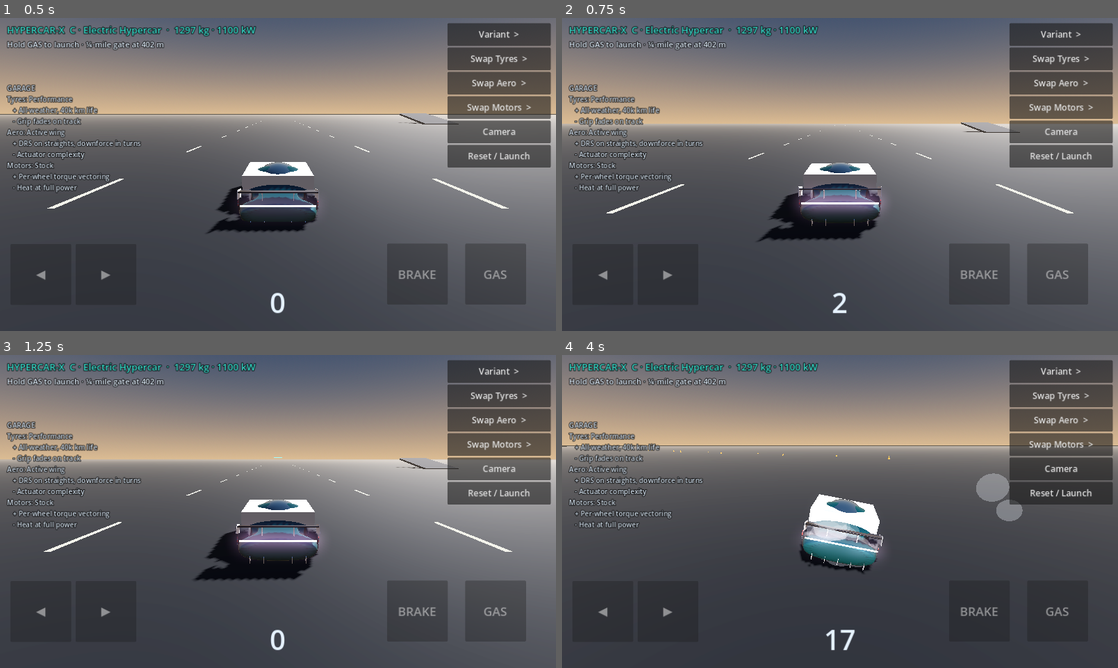
Above: before the commit, frames 1-4 (two rows, left to right).
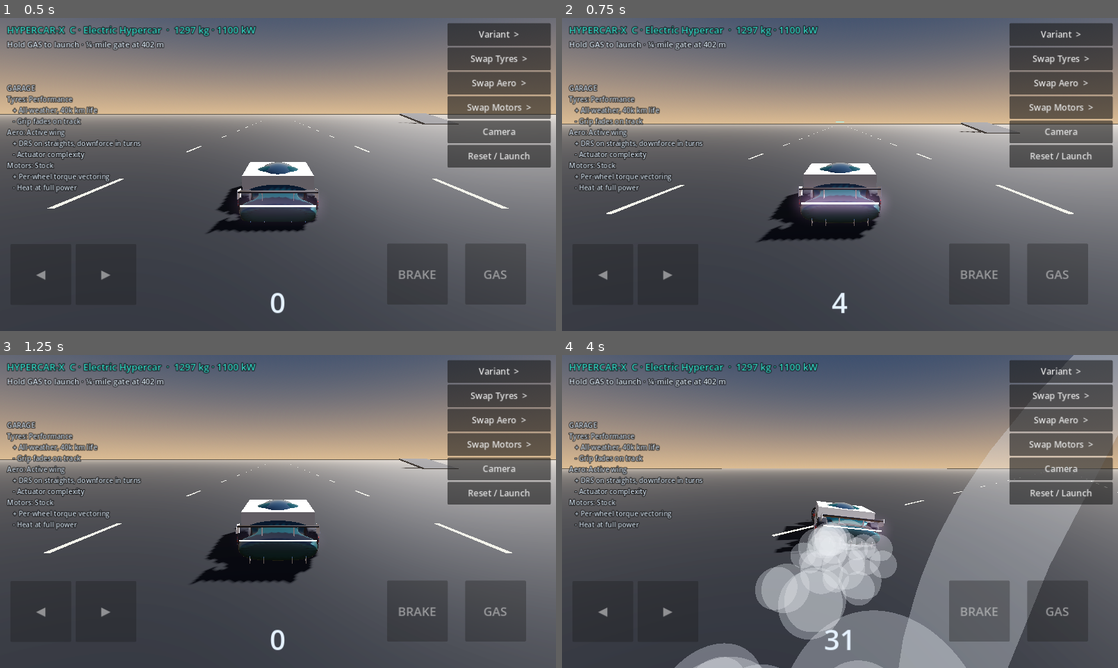
Above: after the commit, the same moments.

Repository: jaineil32624/hypercar-x
Game: Godot game, scene res://main.tscn
Same seed, same stepped clock (60 frames per second), same inputs: the game is played once before the commit and once after it.
Inputs:
- Up to frame 1 (0.5 s): no input
- Up to frame 2 (0.75 s): hold D (steer_right) from 0.53 s (still down)
- Up to frame 3 (1.25 s): keep holding D (steer_right)
- Up to frame 4 (4 s): release D (steer_right) at 1.28 s; hold S (brake) 1.28-2.03 s; hold D (steer_right) 2.03-2.78 s; hold W (accelerate) 2.78-3.53 s; hold A (steer_left) from 3.53 s (still down)

Frame 1 is identical in both runs. In frame 2, 0.5% of the frame differs, in the area x 0-100%, y 33-95%; in frame 3, 1.9%; in frame 4, 56%, in the area x 0-100%, y 0-100%.

Commit message:
Godot: realistic traction force split, tyre slip = mu, motor rpm limit
Co-Authored-By: Claude Opus 5.5 <noreply@anthropic.com>
Claude-Session: https://claude.ai/code/session_0119tRvJpKU6TpkSKkQ8qQDf

Diff:
--- a/godot/main.gd
+++ b/godot/main.gd
@@ -226,7 +226,7 @@
 		w.wheel_radius = 0.355
 		w.wheel_rest_length = 0.18
 		w.suspension_travel = 0.12
-		w.suspension_stiffness = 55.0
+		w.suspension_stiffness = 85.0
 		w.damping_compression = 2.2
 		w.damping_relaxation = 3.0
 		w.suspension_max_force = 14000.0
@@ -296,10 +296,11 @@
 		"cd": float(b["cd"]) + ae["cd"],
 		"cl": maxf(0.0, float(b["cl"]) + ae["cl"]),
 		"area": float(b["area"]),
+		"rpm": 21000.0,
 	}
 	car.mass = P["mass"]
 	for w in wheels:
-		w.wheel_friction_slip = 2.2 * P["mu"]
+		w.wheel_friction_slip = P["mu"]
 		w.suspension_max_force = P["mass"] * 3.5
 	if wing:
 		wing.visible = part_idx["Aero"] != 2
@@ -415,7 +416,10 @@
 	# tractive force = min(torque-limited, power-limited), same as the Python model
 	var f_torque: float = P["torque"] * P["gear"] * 0.92 / P["r"]
 	var f_power: float = P["power"] * 0.92 / maxf(absf(v), 1.0)
-	var f := minf(f_torque, f_power)
+	var f := minf(f_torque, f_power) / 4.0  # Godot applies engine_force at each of the 4 traction wheels
+	var v_motor_max: float = P["rpm"] * TAU / 60.0 / P["gear"] * P["r"]
+	if v >= v_motor_max:
+		f = 0.0
 	if brk > 0.0 and v > 1.0:
 		car.engine_force = 0.0
 		car.brake = 0.025 * P["mass"] * P["mu"]
